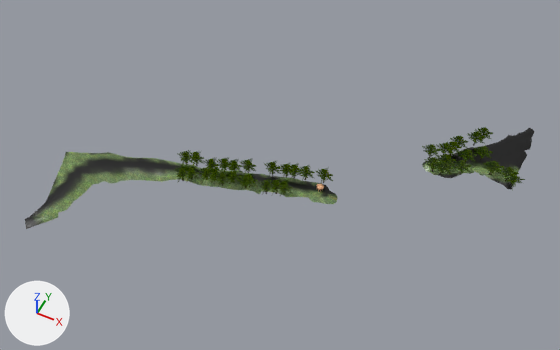
A saved change to the glTF model src/assets/peninsula world.glb.
One viewpoint serves both versions: a 50 mm lens placed at (295.0, -283.0, 427.0), pointed at (125.0, 56.0, 3.0). The lights are fixed; the arrows at lower left show +X, +Y and +Z. Vertices at the same position are counted once.

Objects in the first picture: 'Peninsula'.
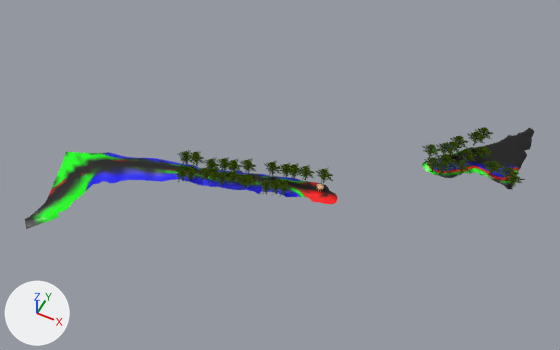
The change, as a list of edits to the scene's bpy script:
```text
Add img_texturemix:
    img_texturemix = load_image('TextureMix', '_unpacked/TextureMix', 1024, 1024, 'sRGB')
Change mat_material_001:
    where n4 = _N.new('ShaderNodeTexImage'); n4.name = 'Image Texture'
    remove n5 = _N.new('ShaderNodeMapping'); n5.name = 'Mapping'
    remove n5.inputs[3].default_value = (30.0, 30.0, 1.0)  # 'Scale'
    remove n6 = _N.new('ShaderNodeUVMap'); n6.name = 'UV Map'
    remove n6.uv_map = 'UVMap'
    n4.image: img_grass_03 -> img_texturemix
    remove _L.new(n5.outputs[0], n4.inputs[0])  # 'Vector' to 'Vector'
    remove _L.new(n6.outputs[0], n5.inputs[0])  # 'UV' to 'Vector'
Change me_plane_006:
    where me_plane_006.from_pydata(...)  # 826 vertices, 1421 faces; spans x -289.0..25.0, y -205.0..49.0, z -2.0..4.0
    used by ob_peninsula; location = (256.7, 140.6, 0.0)
    me_plane_006 part 1: texture (UV) coordinates of 535 of 1421 faces, centred in x -42.0..24.0, y -30.0..49.0, z 0.0..2.0, changed; they spanned u 0.0..0.49, v 0.0..1.0 and now span u 0.18..0.4, v 0.53..0.97
```

Location of each change, [x1, y1, x2, y2] in pixels of the pictures (560 x 350 px):
'Peninsula', surface changed
    both: [30, 151, 521, 226]
part 1 of me_plane_006, surface changed
    both: [422, 128, 535, 189]
